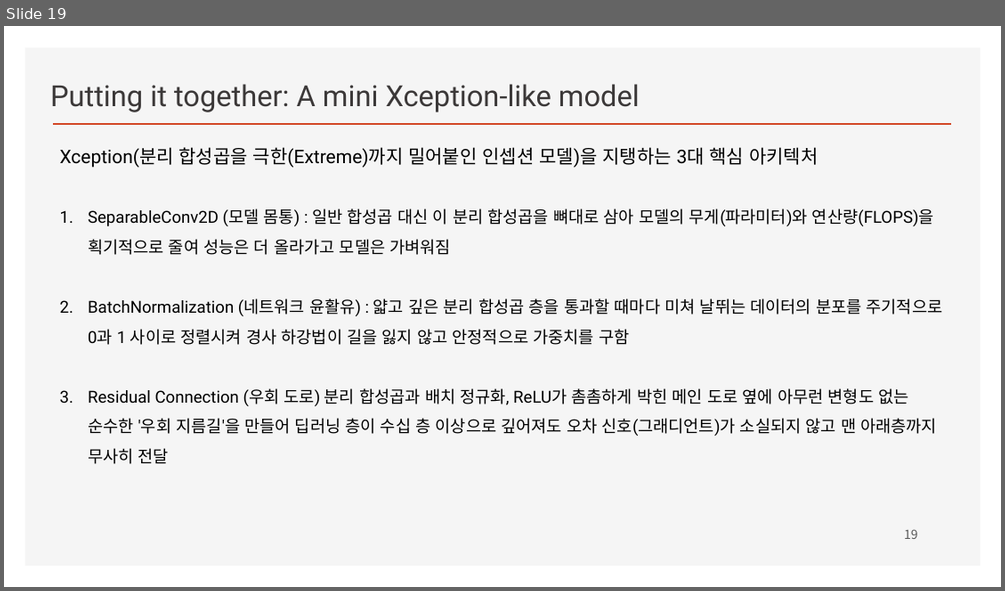
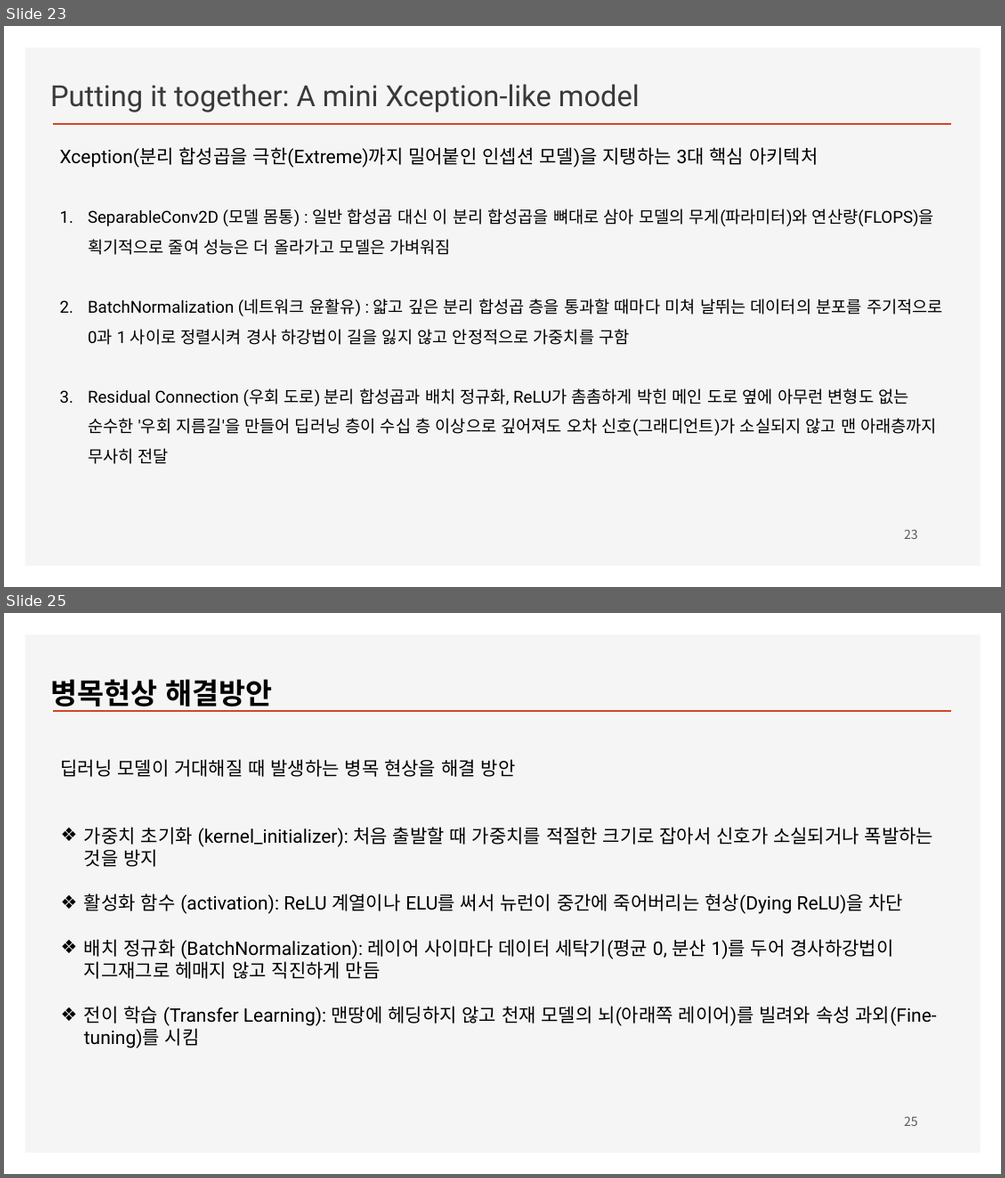
Before and after one commit to ancestor9/2026_Fall_Deep-Learning-with-Python, a slide deck: Chapter 09 ConvNet architecture patterns.pptx. Shown one above the other, each under a label of ours: slide 19 before the commit, slides 23 and 25 after it; the slides between them are not shown. The pictures are 1005x591 and 1005x1178 pixels, drawn with LibreOffice and Linux fonts; fonts in the diff are those of the drawing; background and template pictures are left out. Boxes give left, top, right and bottom in pixels: in the first picture for what was removed or moved away, otherwise in the second. Text is boxed around its words. In the diff, an @@ line names an element or a change of style, - is before the commit and + after.

```diff
--- a/Chapter 09 ConvNet architecture patterns.pptx
+++ b/Chapter 09 ConvNet architecture patterns.pptx
@@ slide 25 added at [4, 613, 1001, 1174], background #FFFFFF; not listed: 2 template elements that a slide beside it also shows @@
@@ text added at [50, 679, 272, 711], 28 pt, text #000000, bold @@
+병목현상 해결방안
@@ text added at [61, 759, 937, 1048], 18 pt, text #000000 @@
+딥러닝 모델이 거대해질 때 발생하는 병목 현상을 해결 방안
+❖ 가중치 초기화 (kernel_initializer): 처음 출발할 때 가중치를 적절한 크기로 잡아서 신호가 소실되거나 폭발하는 것을 방지
+❖ 활성화 함수 (activation): ReLU 계열이나 ELU를 써서 뉴런이 중간에 죽어버리는 현상(Dying ReLU)을 차단
+❖ 배치 정규화 (BatchNormalization): 레이어 사이마다 데이터 세탁기(평균 0, 분산 1)를 두어 경사하강법이 지그재그로 헤매지 않고 직진하게 만듬
+❖ 전이 학습 (Transfer Learning): 맨땅에 헤딩하지 않고 천재 모델의 뇌(아래쪽 레이어)를 빌려와 속성 과외(Fine-tuning)를 시킴
@@ page number added at [904, 1116, 918, 1126], 12 pt, text #595959 @@
+25
@@ what was slide 19 is now slide 23 @@
@@ page number at [904, 529, 918, 539]: text changed @@
-19
+23
```
Also in this commit, not shown: 6 other slides added, 1 slide removed.
